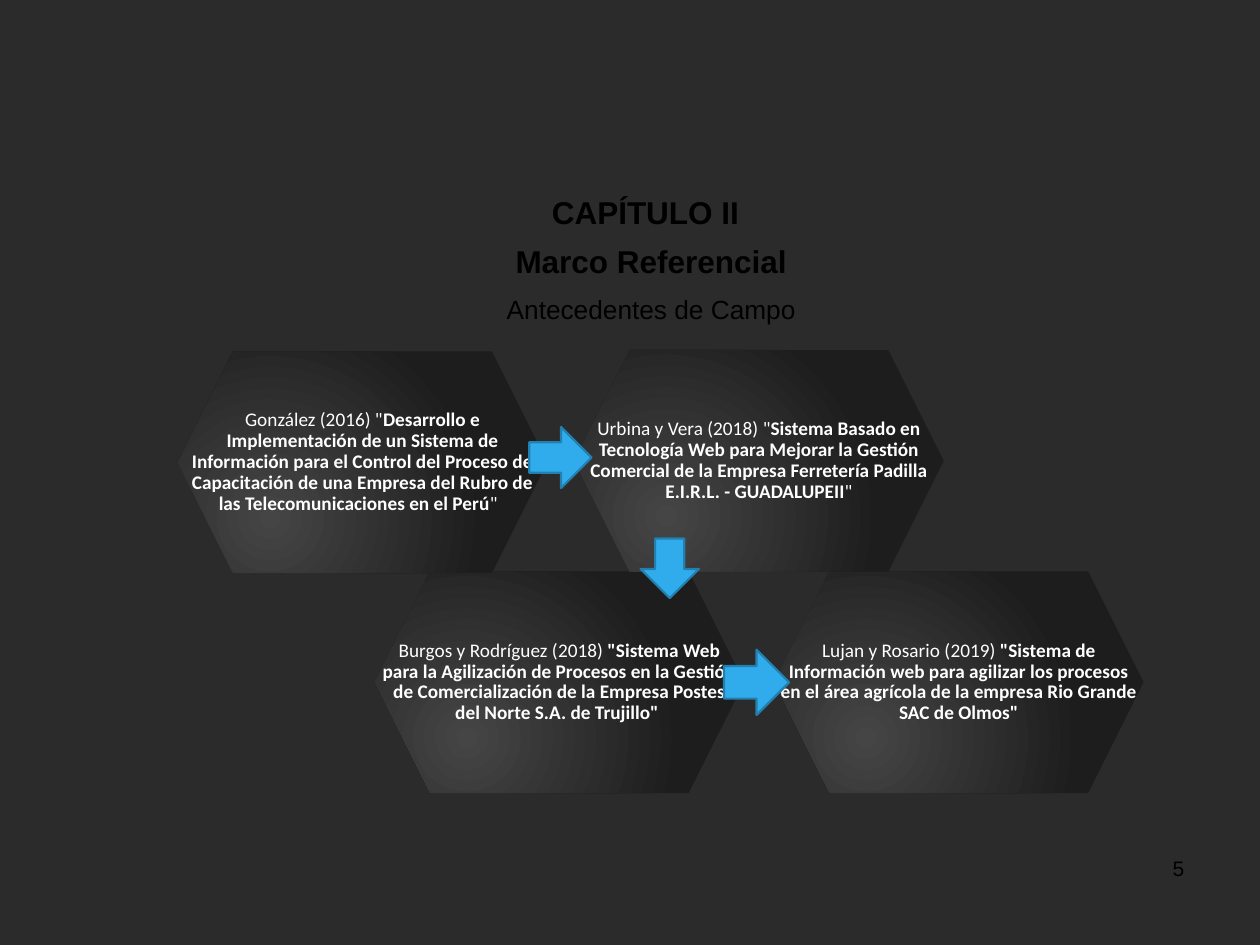
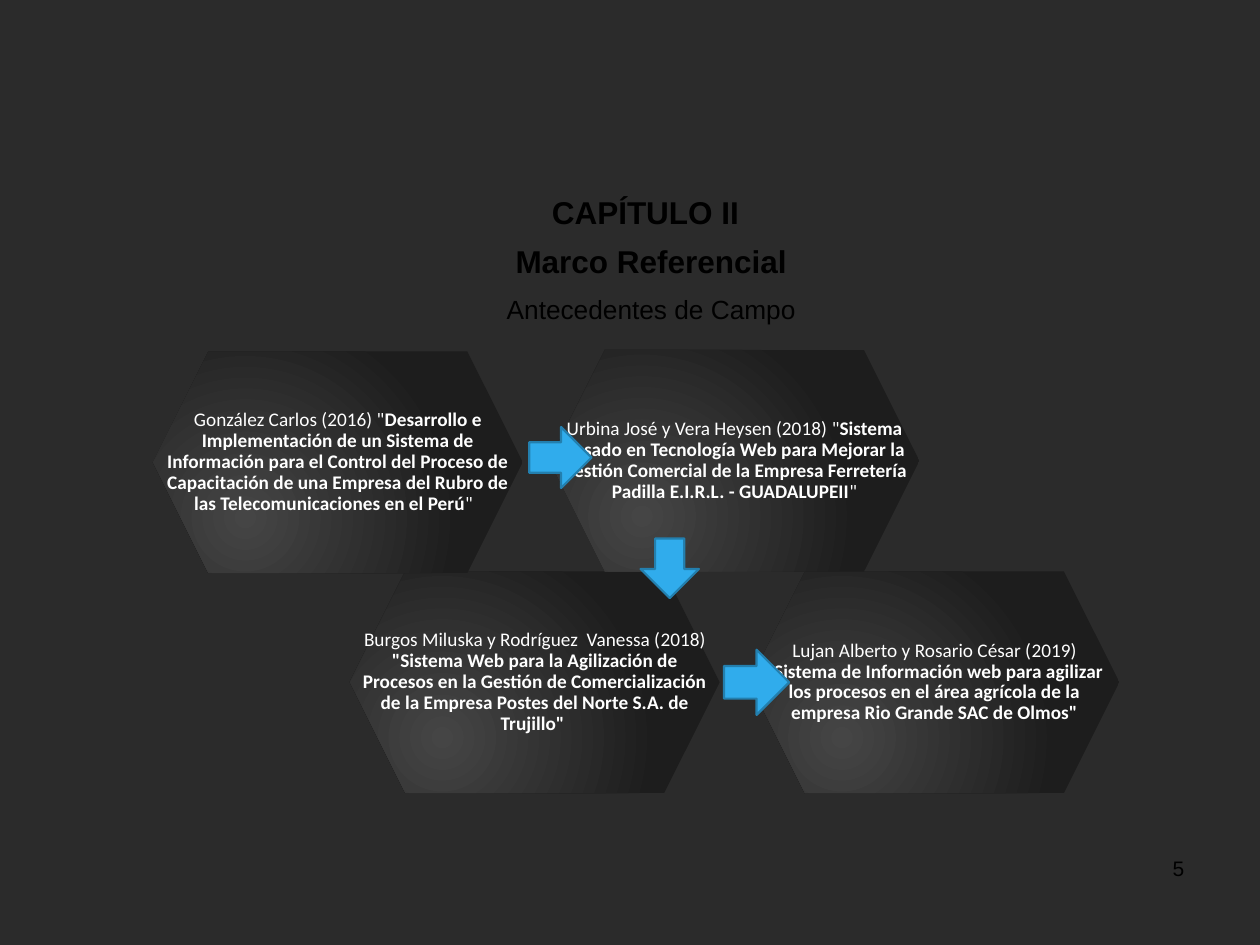
Before and after one commit to AEVegaEngineer/Tesis, a slide deck: slide 5 of diapositivas Andrés Vega.pptx. Drawn at 1260x945 pixels with LibreOffice and Linux fonts; fonts in the diff are those of the drawing; background and template pictures are left out; a plain dark background stands for a picture behind light text. Boxes give left, top, right and bottom in pixels: in the first picture for what was removed or moved away, otherwise in the second. Text is boxed around its words. In the diff, an @@ line names an element or a change of style, - is before the commit and + after.

```diff
--- a/diapositivas Andrés Vega.pptx
+++ b/diapositivas Andrés Vega.pptx
@@ 4 hexagons moved together from (x1=178, y1=350, x2=1143, y2=793) to (x1=152, y1=350, x2=1119, y2=793) @@
@@ text at (x1=167, y1=412, x2=508, y2=510): text changed @@
-González (2016) "Desarrollo e Implementación de un Sistema de Información para el Control del Proceso de Capacitación de una Empresa del Rubro de las Telecomunicaciones en el Perú"
+González Carlos (2016) "Desarrollo e Implementación de un Sistema de Información para el Control del Proceso de Capacitación de una Empresa del Rubro de las Telecomunicaciones en el Perú"
@@ text at (x1=562, y1=421, x2=907, y2=498): text changed @@
-Urbina y Vera (2018) "Sistema Basado en Tecnología Web para Mejorar la Gestión Comercial de la Empresa Ferretería Padilla E.I.R.L. - GUADALUPEII"
+Urbina José y Vera Heysen (2018) "Sistema Basado en Tecnología Web para Mejorar la Gestión Comercial de la Empresa Ferretería Padilla E.I.R.L. - GUADALUPEII"
@@ text at (x1=363, y1=632, x2=706, y2=734): text changed @@
-Burgos y Rodríguez (2018) "Sistema Web para la Agilización de Procesos en la Gestión de Comercialización de la Empresa Postes del Norte S.A. de Trujillo"
+Burgos Miluska y Rodríguez Vanessa (2018) "Sistema Web para la Agilización de Procesos en la Gestión de Comercialización de la Empresa Postes del Norte S.A. de Trujillo"
@@ text at (x1=766, y1=643, x2=1103, y2=722): text changed @@
-Lujan y Rosario (2019) "Sistema de Información web para agilizar los procesos en el área agrícola de la empresa Rio Grande SAC de Olmos"
+Lujan Alberto y Rosario César (2019) "Sistema de Información web para agilizar los procesos en el área agrícola de la empresa Rio Grande SAC de Olmos"
```
Also in this commit, not shown: 1 other slide changed, 1 slide added, 1 other file.
